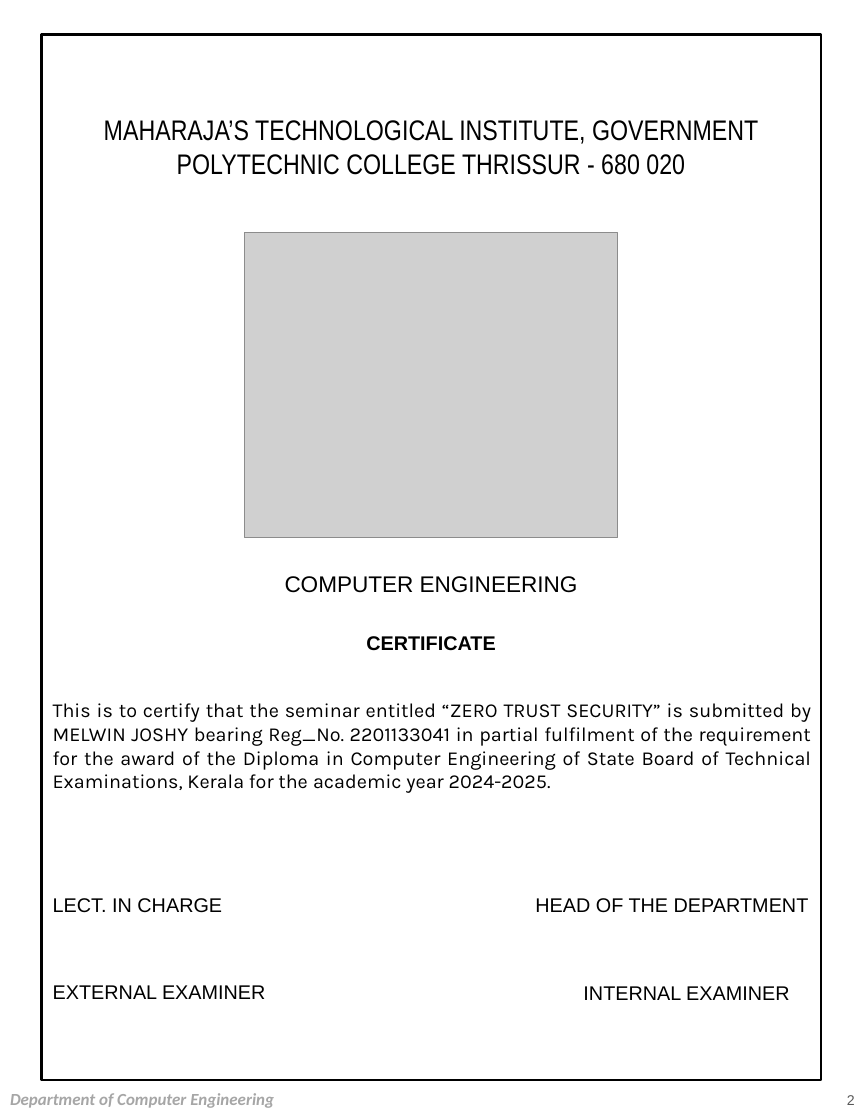
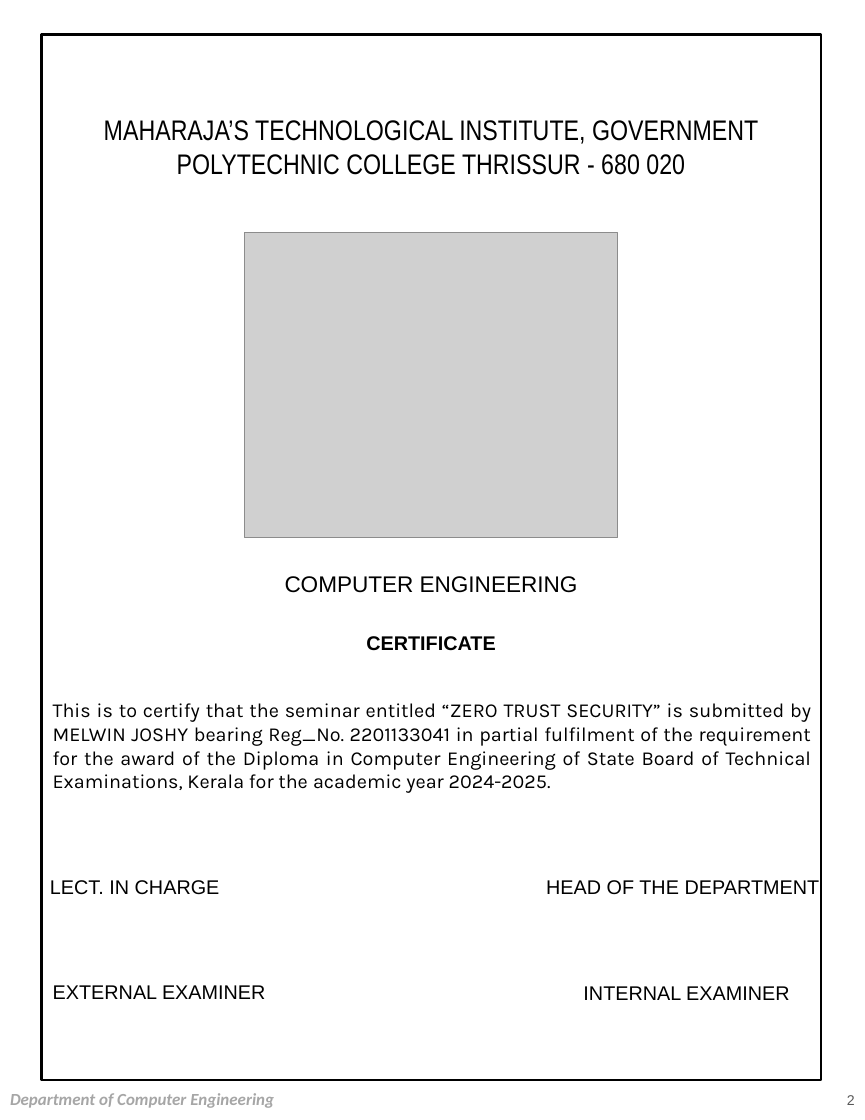
Before and after one commit to Silo5k3u8t4/semi, a slide deck: slide 2 of NEW.pptx. Drawn at 865x1120 pixels with LibreOffice and Linux fonts; fonts in the diff are those of the drawing; grey boxes stand for pictures. Boxes give left, top, right and bottom in pixels: in the first picture for what was removed or moved away, otherwise in the second. Text is boxed around its words. In the diff, an @@ line names an element or a change of style, - is before the commit and + after.

```diff
--- a/NEW.pptx
+++ b/NEW.pptx
@@ text "LECT. IN CHARGE": place and size @@
-text "LECT. IN CHARGE" at (53, 898, 222, 913)
+text "LECT. IN CHARGE" at (50, 880, 220, 895)
@@ text "HEAD OF THE DEPARTMENT": place and size @@
-text "HEAD OF THE DEPARTMENT" at (535, 898, 809, 913)
+text "HEAD OF THE DEPARTMENT" at (546, 880, 820, 895)
```
Also in this commit, not shown: 7 other slides changed, 6 slides added, 18 other files.
